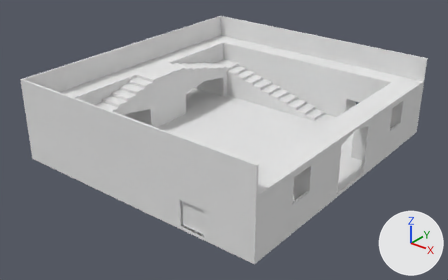
Two versions of the Blender file main.blend, one commit apart.
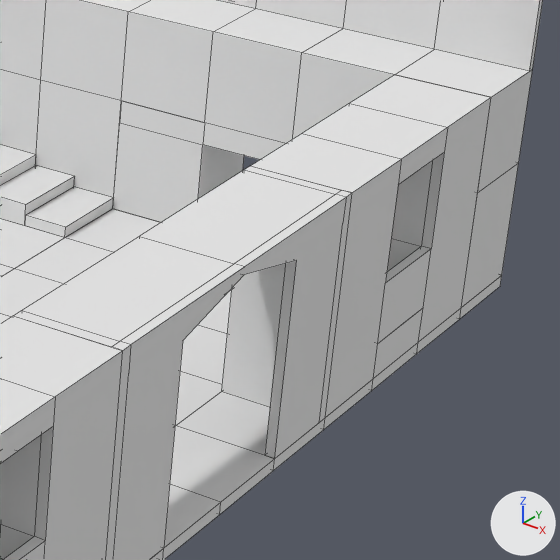
The first picture shows the older version from a camera (50 mm lens) standing at (39.6, -24.9, 22.8) and looking at (11.1, 10.7, 0.7). The close-ups show both versions on the part from 67% to 96% of the width and 23% to 70% of the height of that picture; other places that the commit changed are outside them. Every picture has the same lights, and +X, +Y and +Z are marked at lower right. The close-ups show mesh edges as thin lines.

The older version as bpy lines, for what is in view:
```python
me_hallfloortile = bpy.data.meshes.new('HallFloorTile')
me_hallfloortile.from_pydata(...)  # a box spanning x 0.0..2.0, y 0.0..2.0, z 0.0..0.25
me_hallfloortile.materials.append(mat_material_009)  # white #e7e7e7
me_hallwalltunnel_2x8x4_5 = bpy.data.meshes.new('HallWallTunnel_2x8x4.5')
me_hallwalltunnel_2x8x4_5.from_pydata(...)  # 45 vertices, 36 faces; spans x 0.0..2.0, y 0.0..8.0, z 0.0..4.5
me_hallwalltunnel_2x8x4_5.materials.append(mat_material_003)  # white #e7e7e7
me_stairs_1x2x0_25_10 = bpy.data.meshes.new('Stairs_1x2x0.25_10')
me_stairs_1x2x0_25_10.from_pydata(...)  # 62 vertices, 60 faces; spans x 0.0..10.0, y 0.0..2.0, z 0.0..2.5
me_stairs_1x2x0_25_10.materials.append(mat_material_011)  # white #e7e7e7
ob_hallfloortiles = bpy.data.objects.new('HallFloorTiles', me_hallfloortile)
ob_hallfloortiles.parent = ob_hallfloor
ob_hallfloortiles.location = (0.0, 0.0, -0.25)
_m = ob_hallfloortiles.modifiers.new('Array', 'ARRAY')
_m.count = 11
_m.constant_offset_displace = (0.0, 0.0, 0.0)
_m = ob_hallfloortiles.modifiers.new('Array.001', 'ARRAY')
_m.count = 12
_m.constant_offset_displace = (0.0, 0.0, 0.0)
_m.relative_offset_displace = (0.0, 1.0, 0.0)
ob_hallwalltunnelentrance = bpy.data.objects.new('HallWallTunnelEntrance', me_hallwalltunnel_2x8x4_5)
ob_hallwalltunnelentrance.parent = ob_hallwalls
ob_hallwalltunnelentrance.location = (22.0, 16.0, 0.0)
ob_hallwalltunnelentrance.rotation_euler = (0.0, 0.0, 3.142)  # degrees (0, 0, 180)
ob_stairsb0right = bpy.data.objects.new('StairsB0Right', me_stairs_1x2x0_25_10)
ob_stairsb0right.parent = ob_hallstairs
ob_stairsb0right.location = (4.0, 20.0, 0.0)
# also in view: 'HallWallB1Right' at (11.0, 23.0, 3.5); 'HallWallWindowLeft' at (21.0, 5.0, 2.2); 'HallWallBreakRight' at (17.0, 23.0, 1.2); 'HallWallB0Right' at (7.0, 23.0, 1.2); 'HallWallWindowRight' at (21.0, 19.0, 2.2)
```
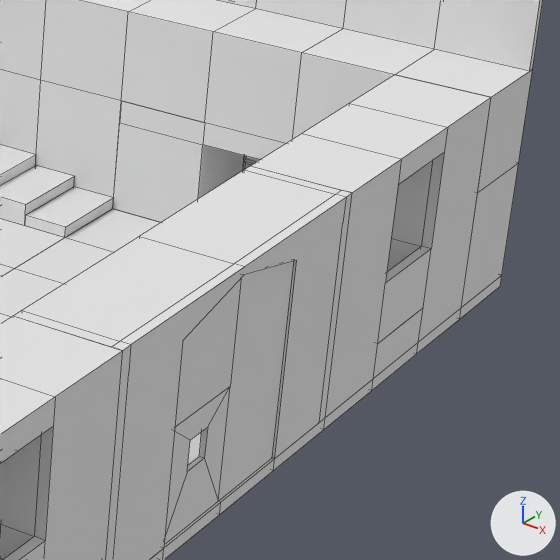
Where the change shows, as pixel boxes (x1, y1, x2, y2) in the close-ups (560 x 560 px):
'HallDoorEntrance', added
    after: (164, 261, 294, 545)
'Cube', added
    after: (243, 156, 259, 170)

Diff of the bpy script that builds the scene:
```diff
--- a/main.blend.py
+++ b/main.blend.py
@@ mat_material_012 @@
+mat_material_012 = diffuse_material('Material.012')
+mat_material_012.base_color = (0.8, 0.8, 0.8)  # white #e7e7e7
@@ me_doorentrance_0_1x4x4_35 @@
+me_doorentrance_0_1x4x4_35.from_pydata(...)  # 30 vertices, 27 faces; spans x 0.0..0.1, y 0.0..4.0, z 0.0..4.35
+me_doorentrance_0_1x4x4_35.materials.append(mat_material_012)  # white #e7e7e7
@@ me_door_0_1x2x2_5 @@
+me_door_0_1x2x2_5.from_pydata(...)  # 220 vertices, 218 faces; spans x -0.01..0.11, y 0.0..2.0, z 0.0..2.5
+me_door_0_1x2x2_5.materials.append(mat_material_001)  # white #e7e7e7
@@ ob_halldoorentrance @@
+ob_halldoorentrance = bpy.data.objects.new('HallDoorEntrance', me_doorentrance_0_1x4x4_35)
+ob_halldoorentrance.parent = ob_hall
+ob_halldoorentrance.location = (21.95, 14.0, 0.0)
+ob_halldoorentrance.rotation_euler = (0.0, 0.0, 3.142)  # degrees (0, 0, 180)
@@ ob_cube @@
+ob_cube = bpy.data.objects.new('Cube', me_door_0_1x2x2_5)
+ob_cube.location = (18.0, 24.0, 0.0)
+ob_cube.rotation_euler = (0.0, 0.0, 1.571)  # degrees (0, 0, 90)
```
